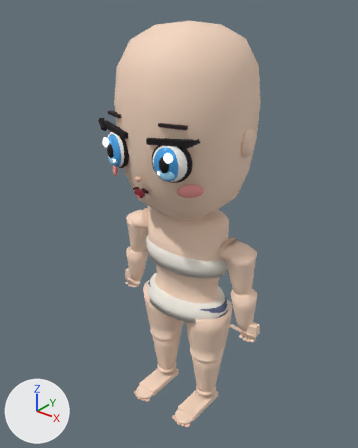
Before and after pictures for a commit that changed the glTF model public/models/body_f.glb.
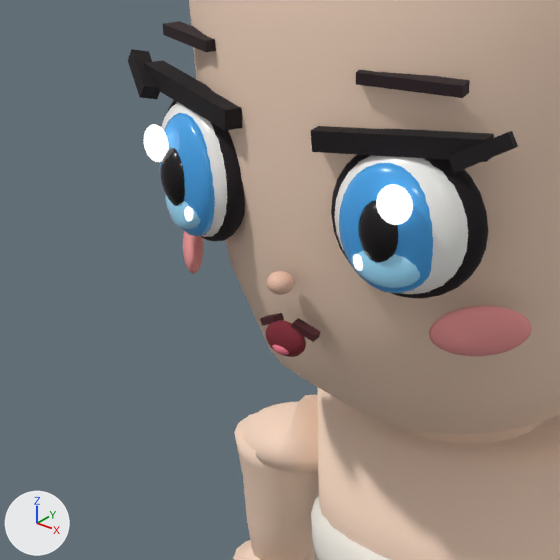
Each version appears first whole from a camera (50 mm lens) standing at (0.97, -1.259, 1.537) and looking at (-0.03, -0.008, 0.762), and next in a close-up on the part from 18% to 59% of the width and 23% to 56% of the height. Arrows for +X, +Y and +Z are at lower left; the lights stay in place. The first two pictures are the older version.

Script lines for the objects in view, before the commit:
```python
mat_material_6 = principled_material('Material_6')
mat_material_6.base_color = (0.0685, 0.392, 0.855)  # blue #4aa8ee
mat_material_6.roughness = 0.2
mat_material_7 = principled_material('Material_7')
mat_material_7.base_color = (0.347, 0.745, 1.0)  # blue #9fe0ff
mat_material_7.roughness = 0.2
me_mesh_1 = bpy.data.meshes.new('Mesh_1')
me_mesh_1.from_pydata(...)  # 172 vertices, 336 faces; spans x -0.177..0.177, y -0.113..0.113, z 0.437..0.702
me_mesh_1.materials.append(mat_material_1)  # white #f1ece2
me_mesh_6 = bpy.data.meshes.new('Mesh_6')
me_mesh_6.from_pydata(...)  # 524 vertices, 1040 faces; spans x -0.145..0.145, y -0.252..-0.211, z 1.024..1.125
me_mesh_6.materials.append(mat_material_6)  # blue #4aa8ee
me_mesh_7 = bpy.data.meshes.new('Mesh_7')
me_mesh_7.from_pydata(...)  # 524 vertices, 1040 faces; spans x -0.135..0.135, y -0.25..-0.214, z 1.031..1.072
me_mesh_7.materials.append(mat_material_7)  # blue #9fe0ff
ob_mesh_1 = bpy.data.objects.new('Mesh_1', me_mesh_1)
ob_mesh_1.location = (0.0, 0.0, 0.0)
ob_mesh_6 = bpy.data.objects.new('Mesh_6', me_mesh_6)
ob_mesh_6.location = (0.0, 0.0, 0.0)
ob_mesh_7 = bpy.data.objects.new('Mesh_7', me_mesh_7)
ob_mesh_7.location = (0.0, 0.0, 0.0)
# also in view: 'Mesh_12' at (0.0, -0.185, 0.99); 'Mesh_13' at (0.0, -0.238, 0.961); 'Mesh_9' at (0.0, -0.248, 1.08); 'Mesh_10' at (0.0, -0.22, 1.141); 'Mesh_4' at (0.0, -0.213, 1.076)
```
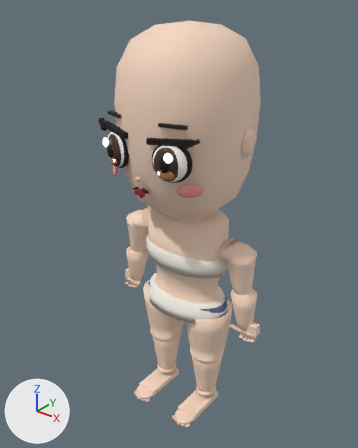
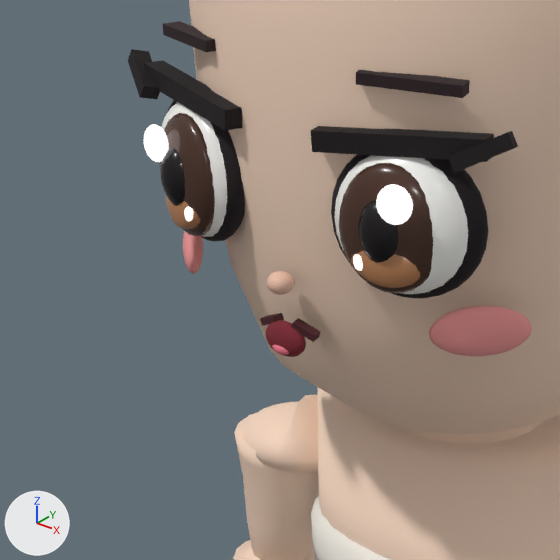
The edits, one by one:
Material 'Material_6' (mat_material_6) changes colour from blue #4aa8ee to brown #4a2f24; in linear values from (0.0685, 0.392, 0.855) to (0.0685, 0.0284, 0.0176).
Material 'Material_7' (mat_material_7) changes colour from blue #9fe0ff to brown #b07a52; in linear values from (0.347, 0.745, 1.0) to (0.434, 0.195, 0.0844).

Where the change shows, as pixel boxes [x1, y1, x2, y2] in the close-ups (560 x 560 px):
'Mesh_6', recoloured (blue to brown)
    both: [159, 113, 433, 293]
'Mesh_7', recoloured
    both: [166, 196, 420, 288]
